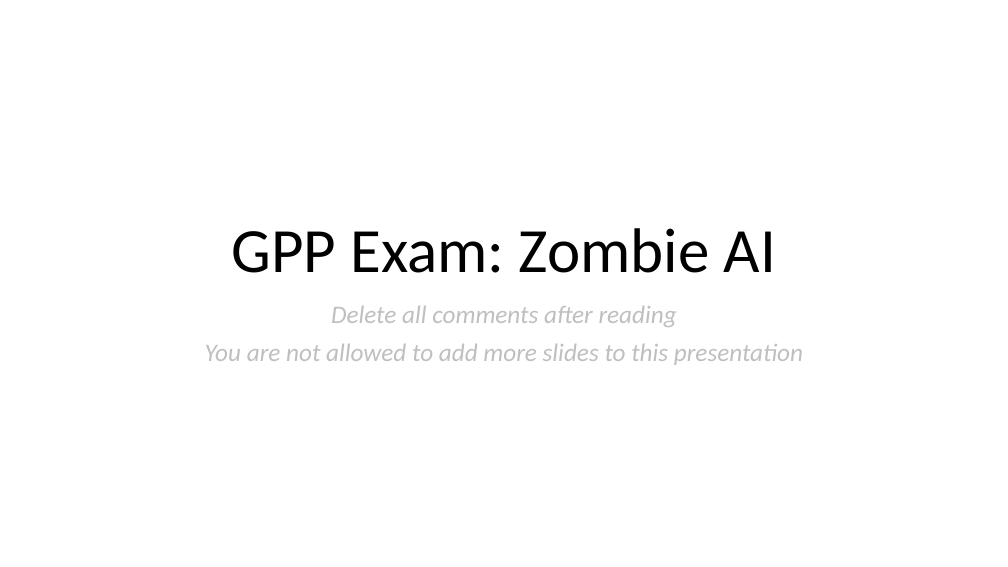
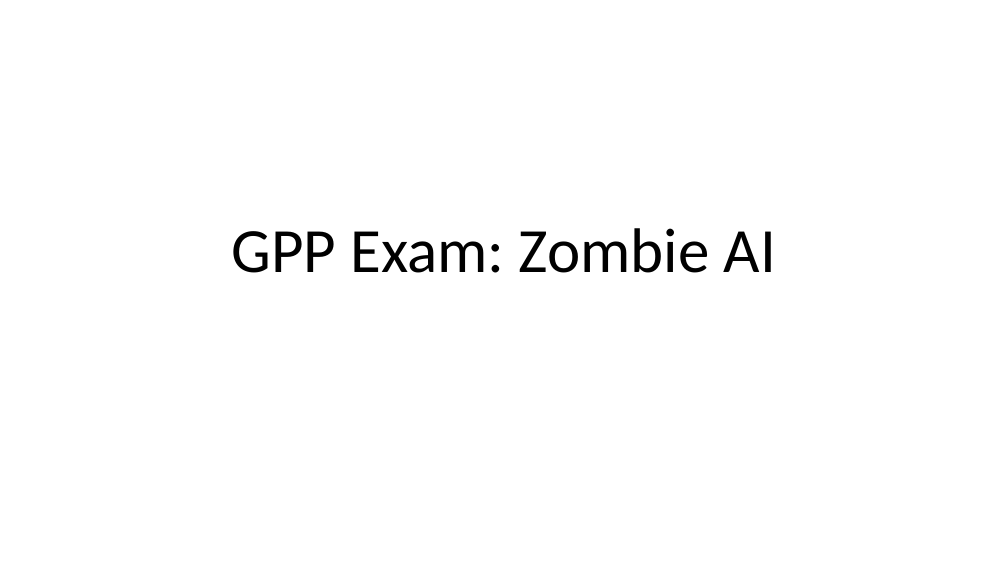
Before and after one commit to SixArne/GameplayProgrammingZombieGame, a slide deck: slide 1 of GPP_ZombieAI_LastNameFirstName_2DAEXX.pptx. Drawn at 1008x567 pixels with LibreOffice and Linux fonts; fonts in the diff are those of the drawing. Boxes give left, top, right and bottom in pixels: in the first picture for what was removed or moved away, otherwise in the second. Text is boxed around its words. In the diff, an @@ line names an element or a change of style, - is before the commit and + after.

Commit message:
finished powerpoint

```diff
--- a/GPP_ZombieAI_LastNameFirstName_2DAEXX.pptx
+++ b/GPP_ZombieAI_LastNameFirstName_2DAEXX.pptx
@@ subtitle removed at [205, 306, 803, 365] @@
-Delete all comments after reading
-You are not allowed to add more slides to this presentation
```
Also in this commit, not shown: 2 other slides changed, 2 slides added, 2 slides removed, 5 other files.
